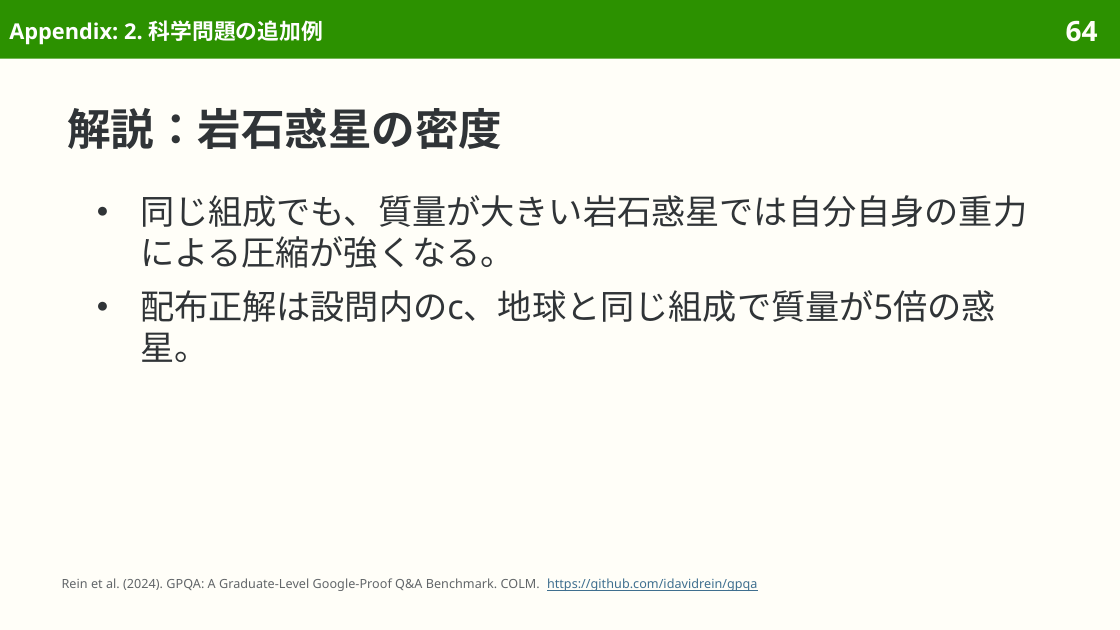
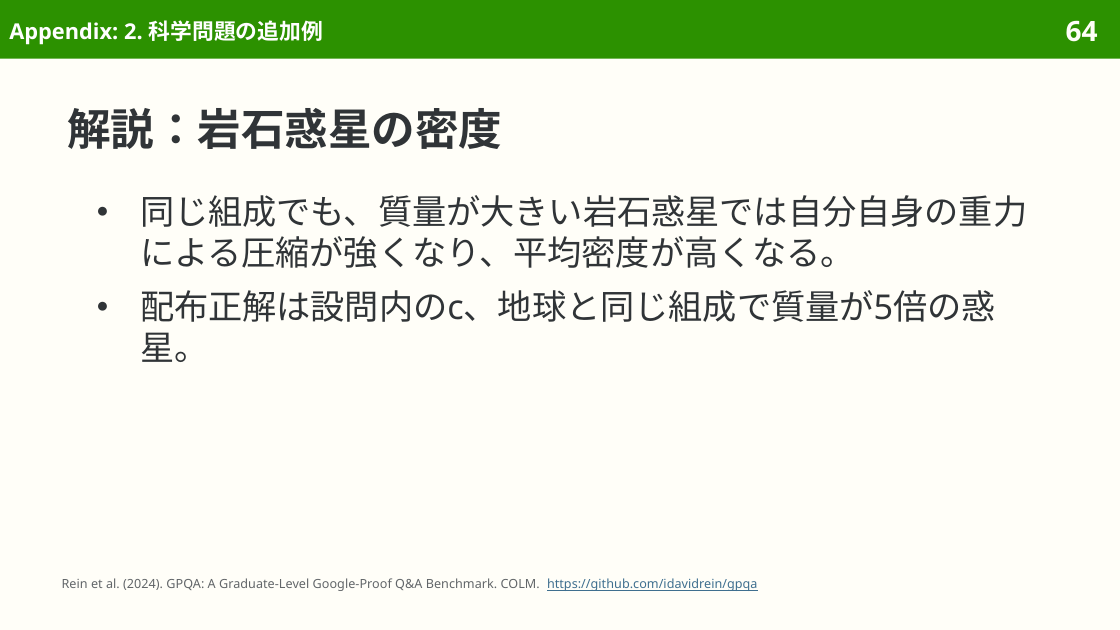
Before and after one commit to sasakiy84/datasets-in-10-minutes, a slide deck: slide 64 of slides/datasets-in-10-minutes-gpqa.pptx. Drawn at 1120x630 pixels with LibreOffice and Linux fonts; fonts in the diff are those of the drawing. Boxes give left, top, right and bottom in pixels: in the first picture for what was removed or moved away, otherwise in the second. Text is boxed around its words. In the diff, an @@ line names an element or a change of style, - is before the commit and + after.

```diff
--- a/slides/datasets-in-10-minutes-gpqa.pptx
+++ b/slides/datasets-in-10-minutes-gpqa.pptx
@@ text at (140,195,1027,268): text changed @@
-● 同じ組成でも、質量が大きい岩石惑星では自分自身の重力による圧縮が強くなる。
+● 同じ組成でも、質量が大きい岩石惑星では自分自身の重力による圧縮が強くなり、平均密度が高くなる。
```
Also in this commit, not shown: 9 other slides changed, 7 other files.
